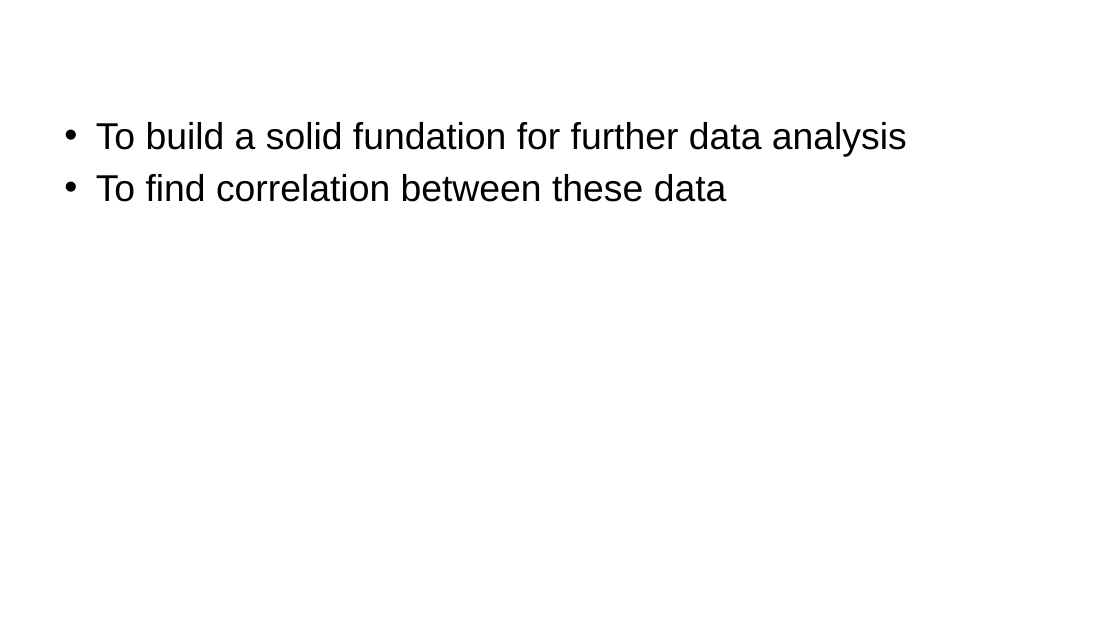
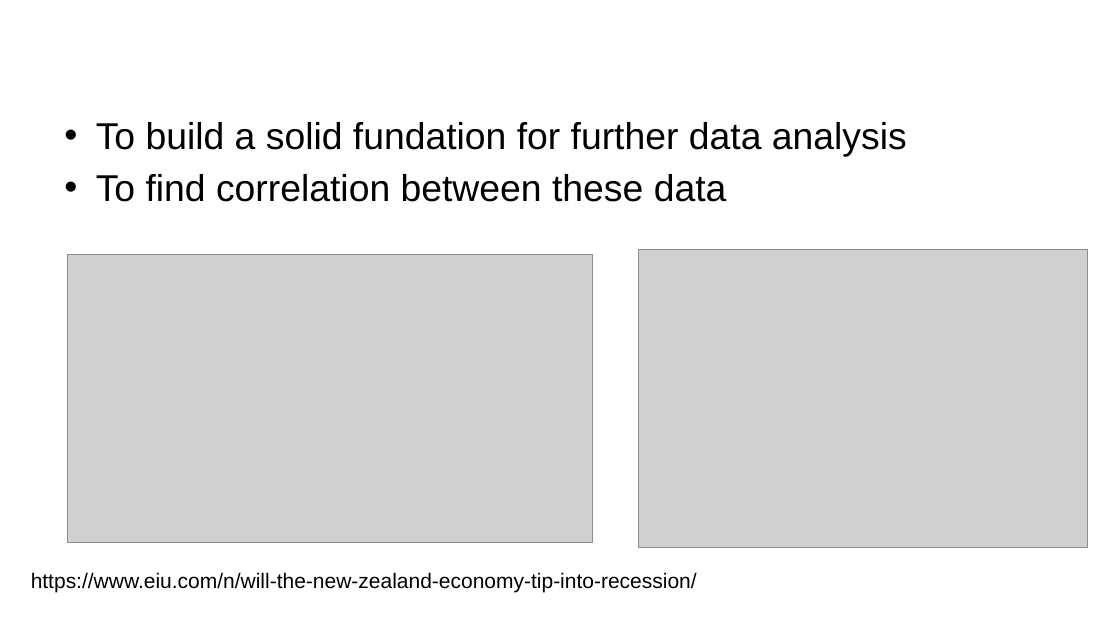
Before and after one commit to ansrali/data422-group-project, a slide deck: slide 5 of Group Project Presentation.pptx. Drawn at 1120x630 pixels with LibreOffice and Linux fonts; fonts in the diff are those of the drawing; grey boxes stand for pictures; background and template pictures are left out. Boxes give left, top, right and bottom in pixels: in the first picture for what was removed or moved away, otherwise in the second. Text is boxed around its words. In the diff, an @@ line names an element or a change of style, - is before the commit and + after.

```diff
--- a/Group Project Presentation.pptx
+++ b/Group Project Presentation.pptx
@@ picture added at (67, 255, 592, 544) @@
@@ picture added at (639, 250, 1088, 549) @@
@@ text added at (31, 572, 697, 592), 18 pt, text #000000 @@
+https://www.eiu.com/n/will-the-new-zealand-economy-tip-into-recession/
```
Also in this commit, not shown: 7 other slides changed, 4 slides added.
